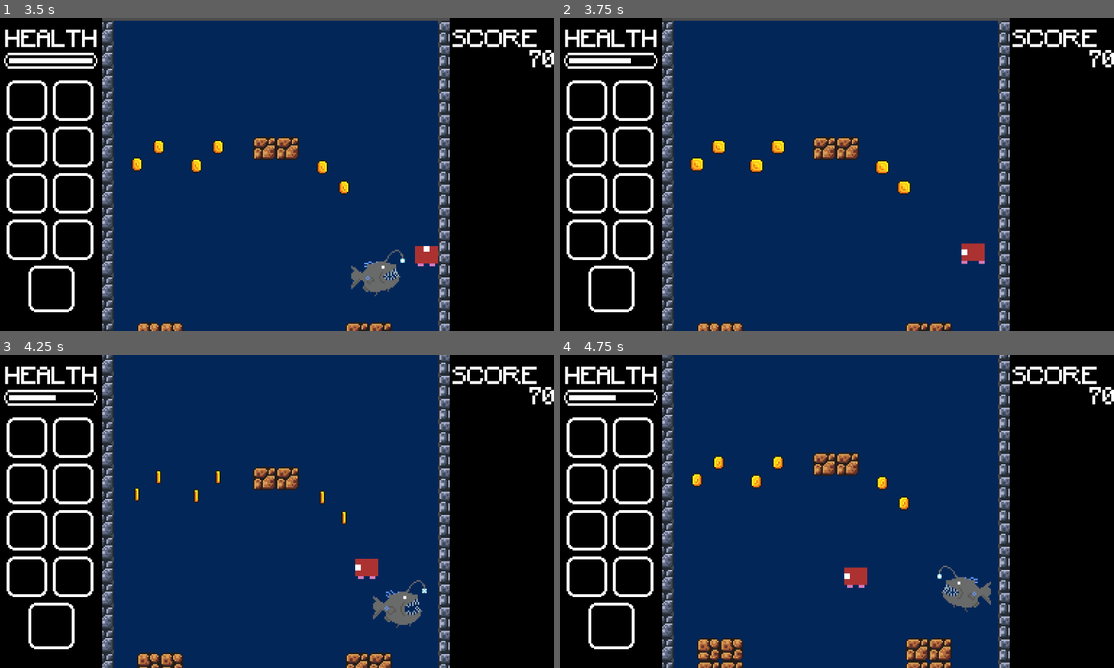
Above: before the commit, frames 1-4 (two rows, left to right).
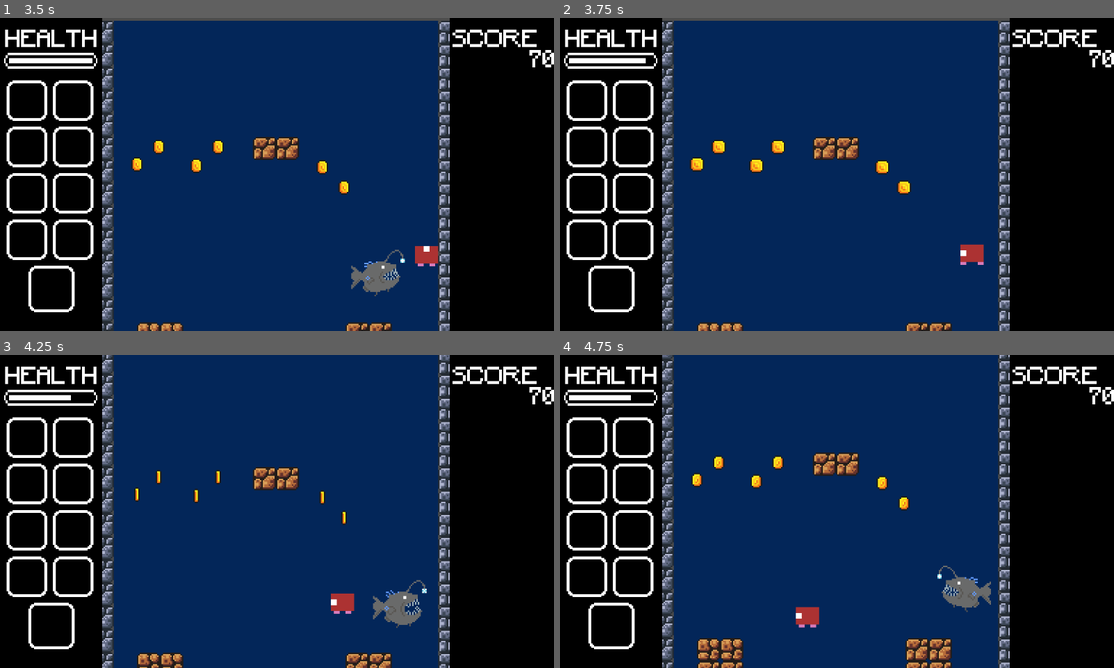
Above: after the commit, the same moments.

Repository: Zachbanderson/AbyssDiver
Game: Godot game, scene res://scenes/game_view.tscn
Two runs of this game, one before a commit and one after it. Both use one fixed random seed, a clock stepped at 60 frames per second and the inputs below.
Inputs:
- Up to frame 1 (3.5 s): hold D (move_right) 0.53-1.28 s; tap Space (shoot) every 0.75 s from 0.6 to 2.85 s; hold S (move_down) 1.28-2.03 s; hold D (move_right) 2.03-2.78 s; hold W (move_up) from 2.78 s (still down)
- Up to frame 2 (3.75 s): release W (move_up) at 3.53 s; hold A (move_left) from 3.53 s (still down); tap Space (shoot) at 3.6 s
- Up to frame 3 (4.25 s): keep holding A (move_left)
- Up to frame 4 (4.75 s): keep holding A (move_left); tap Space (shoot) at 4.35 s

Frame 1 is identical in both runs. In frame 2, 0.1% of the frame differs, in the area x 12-77%, y 12-79%; in frame 3, 0.6%; in frame 4, 0.6%, in the area x 10-56%, y 12-88%.

Commit message:
Make hitboxes disable upon taking damage

Diff:
--- a/scripts/enemy_template.gd
+++ b/scripts/enemy_template.gd
@@ -15,14 +15,13 @@
 # Handles the enemy taking damage.
 func take_damage(damage: float):
 	curr_health -= damage
+	for hitbox in hitboxes_to_disable_on_death:
+		hitbox.set_deferred("disabled", true)
 	check_for_death()
 
 # Checks if the enemy's health is less than or equal to 0. Then should die.
 func check_for_death():
 	if curr_health <= 0:
-		death_flag = true
-		for hitbox in hitboxes_to_disable_on_death:
-			hitbox.set_deferred("disabled", true)
 		$AnimationPlayer.queue("Shared_Enemy_Animations/die")
 	else:
 		$AnimationPlayer.queue("Shared_Enemy_Animations/take_damage")
@@ -33,6 +32,10 @@
 	queue_free()
 
 func _on_animation_player_animation_finished(anim_name: String):
-	if anim_name == 'Shared_Enemy_Animations/die':
-		if death_flag == true:
-			die()
+	# If the death animation plays, then the enemy should die upon completion.
+	if anim_name == "Shared_Enemy_Animations/die":
+		die()
+	# If the enemy only takes damage, re-enable the hitboxes.
+	elif anim_name == "Shared_Enemy_Animations/take_damage":
+		for hitbox in hitboxes_to_disable_on_death:
+			hitbox.set_deferred("disabled", false)
